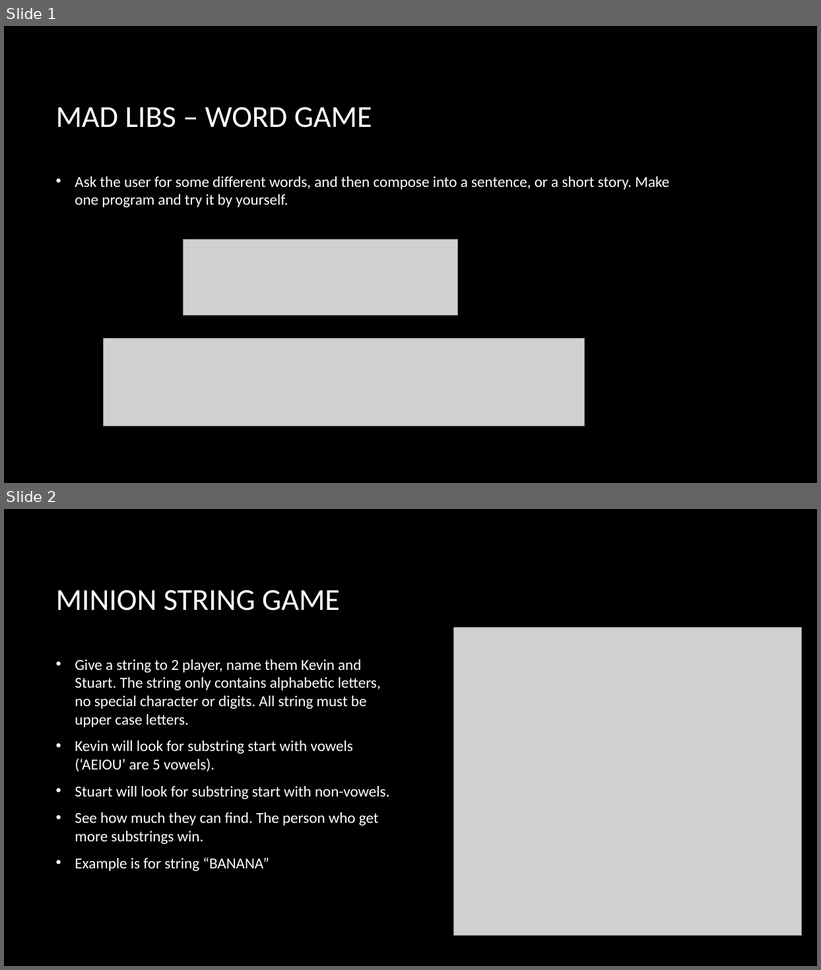
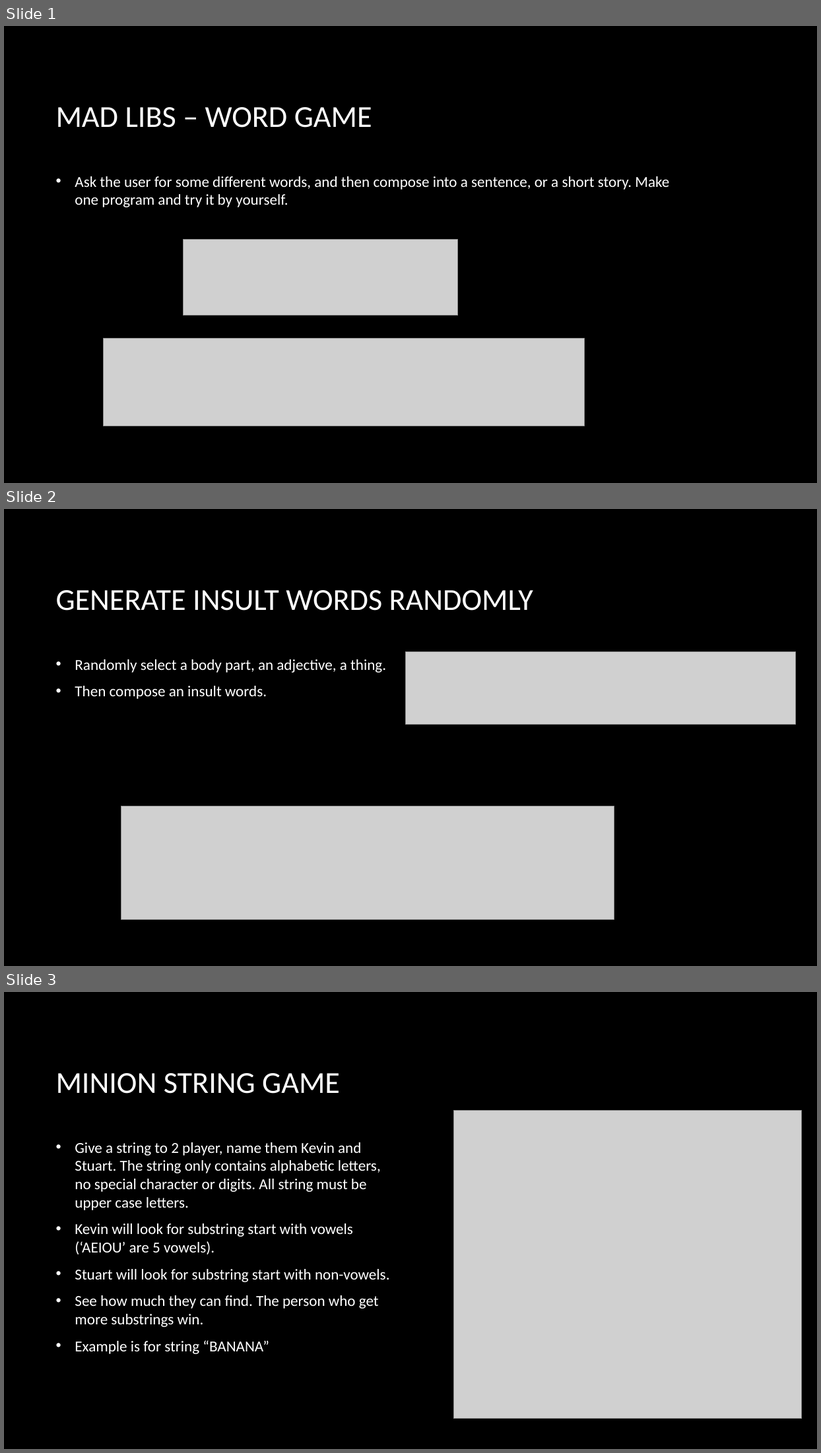
Before and after one commit to bon-netizen/Python-Class-Beginner, a slide deck: Py B - unit 2p.pptx. Shown one above the other, each under a label of ours: slides 1 and 2 before the commit, slides 1, 2 and 3 after it. The pictures are 821x970 and 821x1453 pixels, drawn with LibreOffice and Linux fonts; fonts in the diff are those of the drawing; grey boxes stand for pictures; background and template pictures are left out. Boxes give left, top, right and bottom in pixels: in the first picture for what was removed or moved away, otherwise in the second. Text is boxed around its words. In the diff, an @@ line names an element or a change of style, - is before the commit and + after.

```diff
--- a/Py B - unit 2p.pptx
+++ b/Py B - unit 2p.pptx
@@ slide 2 added at (4, 509, 817, 966), background picture (left out) @@
@@ title added at (56, 590, 533, 611), 36 pt, text #FFFFFF @@
+GENERATE INSULT WORDS RANDOMLY
@@ text added at (75, 659, 386, 699), 18 pt, text #FFFFFF @@
+• Randomly select a body part, an adjective, a thing.
+• Then compose an insult words.
@@ picture added at (405, 652, 796, 724) @@
@@ picture added at (121, 806, 614, 920) @@
@@ what was slide 2 is now slide 3 @@
```
Also in this commit, not shown: 3 slides removed, 14 other files.
